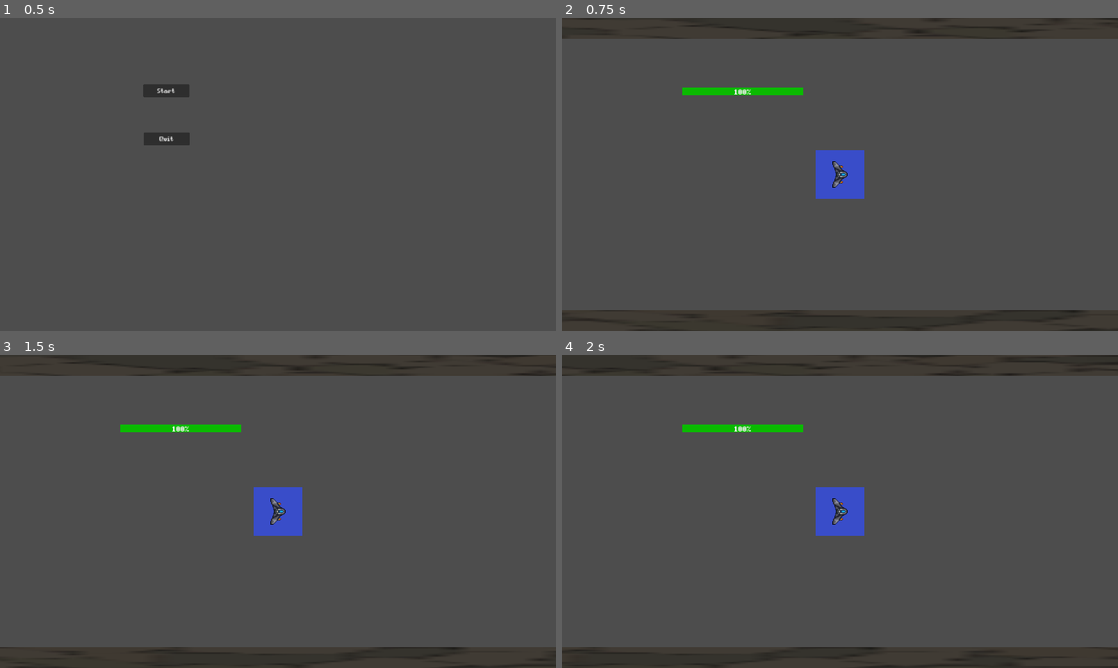
Above: before the commit, frames 1-4 (two rows, left to right).
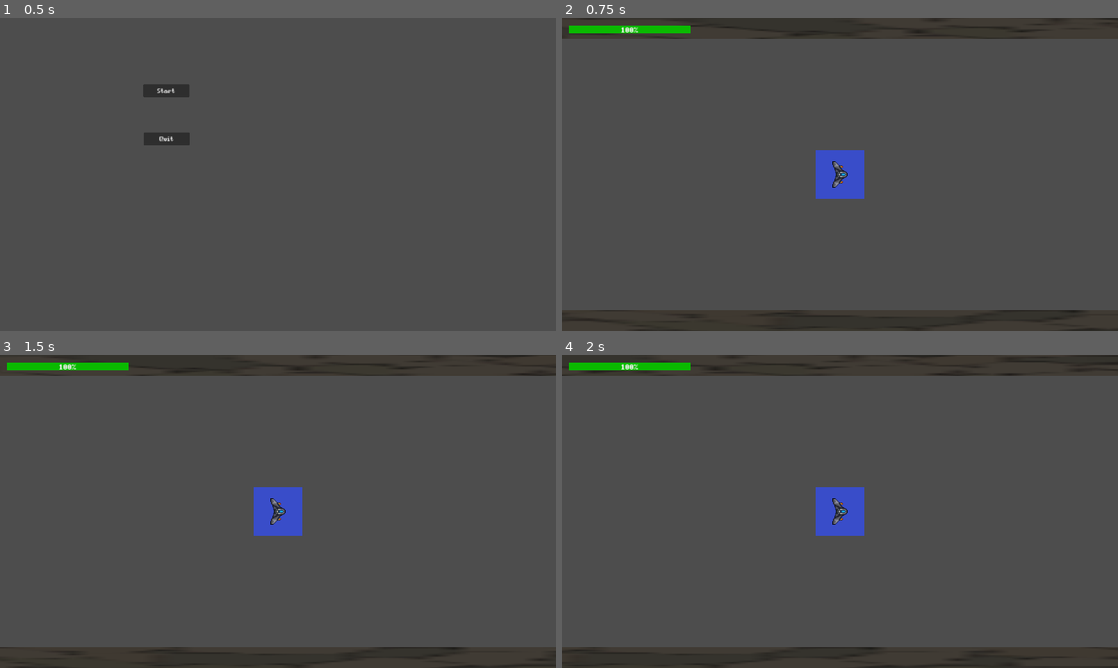
Above: after the commit, the same moments.

Repository: XavierJp/En-attendant-godot
Game: Godot game, scene res://scenes/UIs/title_screen.tscn
The game is run twice, just before and just after one commit, with the same random seed, the same clock (stepped at 60 frames per second) and the same inputs.
Inputs:
- Up to frame 1 (0.5 s): no input
- Up to frame 2 (0.75 s): click "Start" at 0.5 s
- Up to frame 3 (1.5 s): tap Enter at 1.25 s; hold Right (ui_right) from 1.28 s (still down)
- Up to frame 4 (2 s): keep holding Right (ui_right)

Frame 1 is identical in both runs. In frame 2, 1.1% of the frame differs, in the area x 1-44%, y 2-25%; in frame 3, 1.1%; in frame 4, 1.1%.

Commit message:
health bar on top

Diff:
--- a/scenes/level/level.tscn
+++ b/scenes/level/level.tscn
@@ -31,10 +31,10 @@
 
 [node name="ProgressBar2" type="ProgressBar" parent="Player"]
 unique_name_in_owner = true
-offset_left = -545.0
-offset_top = -300.0
-offset_right = -127.0
-offset_bottom = -273.0
+offset_left = -935.0
+offset_top = -514.0
+offset_right = -517.0
+offset_bottom = -487.0
 theme = ExtResource("4_xxbw1")
 theme_override_fonts/font = ExtResource("5_o6ok1")
 theme_override_font_sizes/font_size = 20
